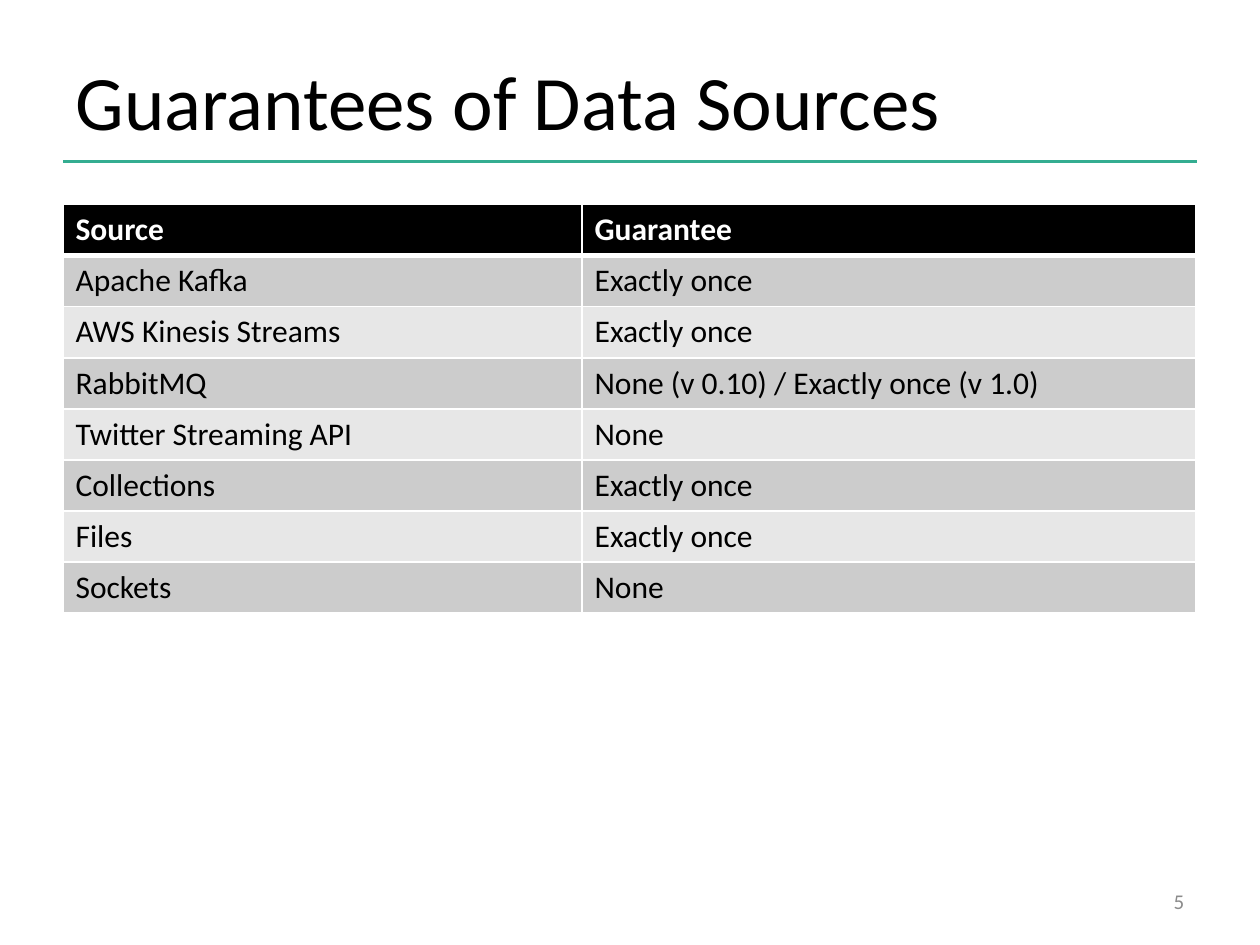
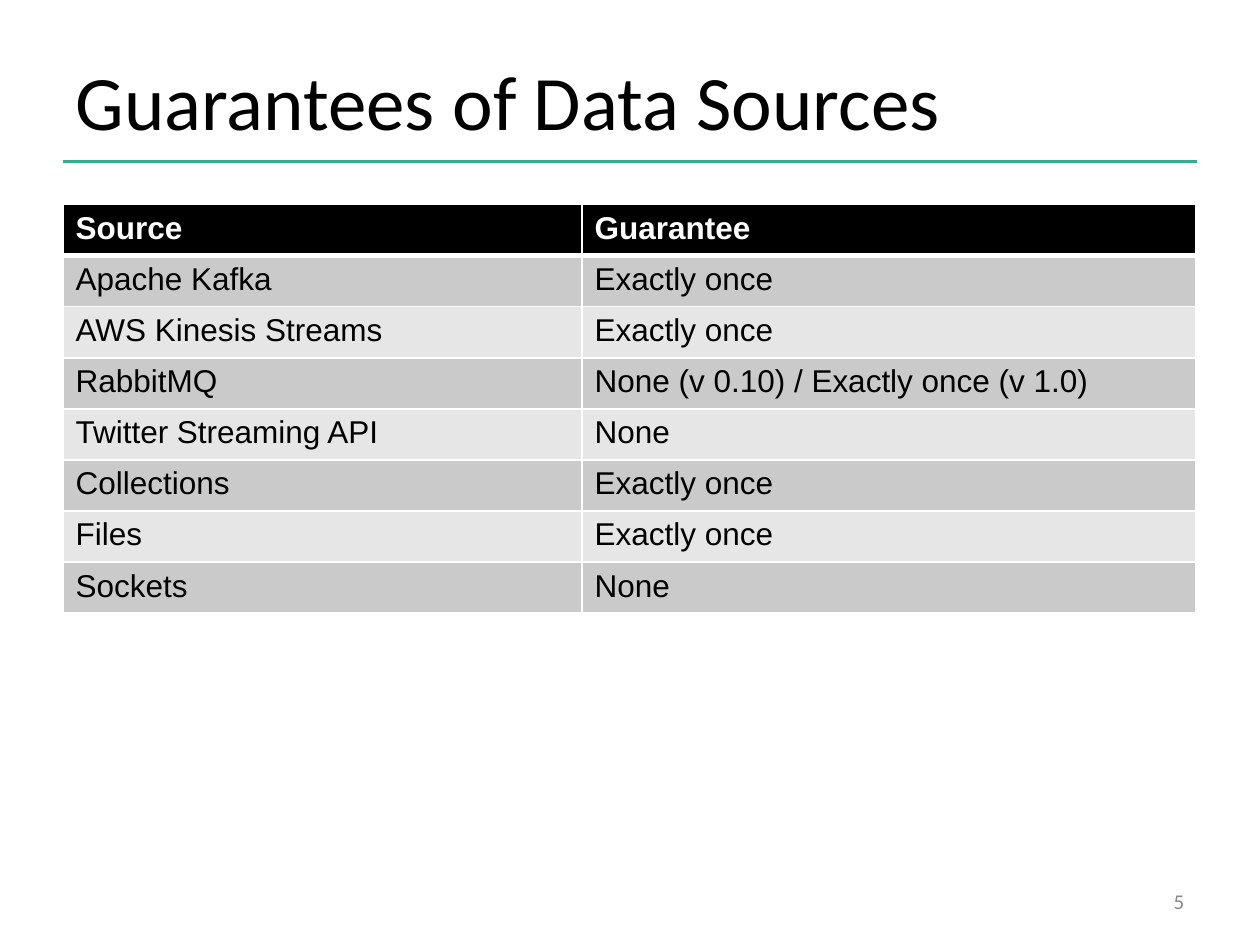
Before and after one commit to dataArtisans/flink-training-web, a slide deck: slide 5 of slides/flink_stream_statefulOps.pptx. Drawn at 1260x945 pixels with LibreOffice and Linux fonts; fonts in the diff are those of the drawing; background and template pictures are left out. Boxes give left, top, right and bottom in pixels: in the first picture for what was removed or moved away, otherwise in the second. Text is boxed around its words. In the diff, an @@ line names an element or a change of style, - is before the commit and + after.

```diff
--- a/slides/flink_stream_statefulOps.pptx
+++ b/slides/flink_stream_statefulOps.pptx
@@ table at bbox=[63, 204, 1196, 617] @@
@@ fill #CCCCCC to #CACACA in 8 cells @@
@@ fill #E7E7E7 to #E6E6E6 in 6 cells @@
@@ font Calibri to Arial @@
```
Also in this commit, not shown: 20 other slides changed, 1 slide added, 1 slide removed, 4 other files.
